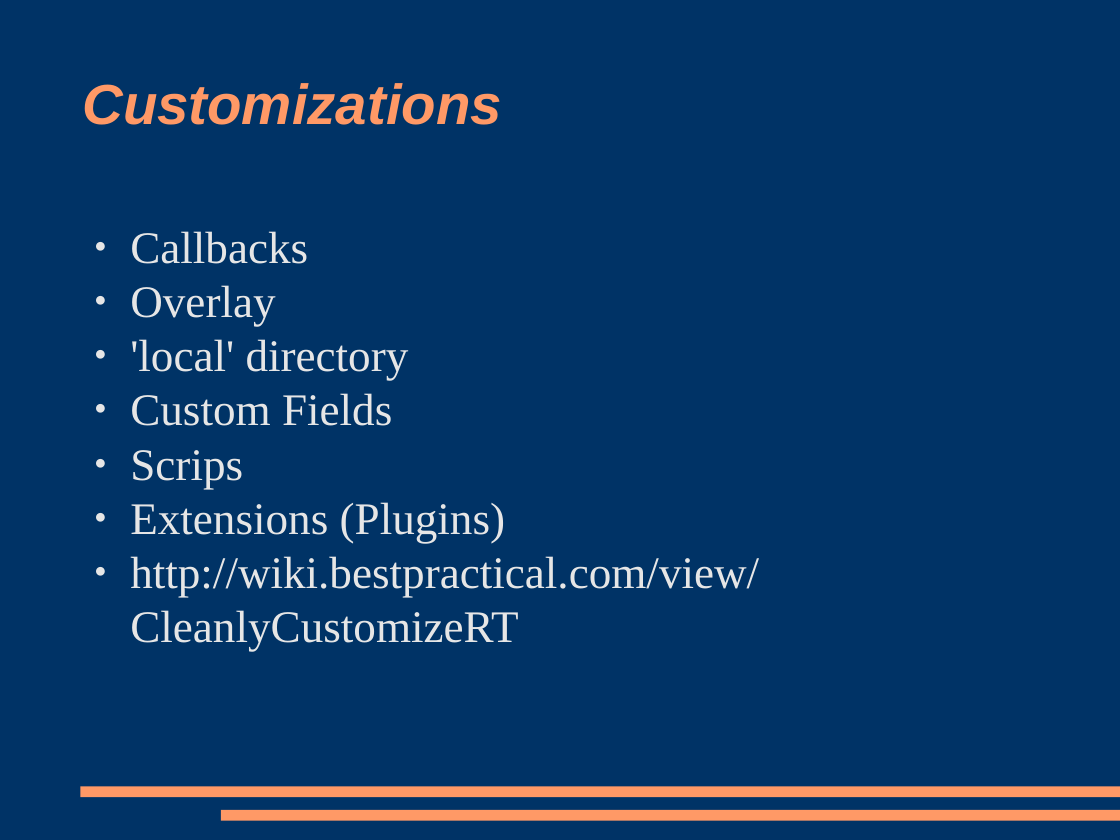
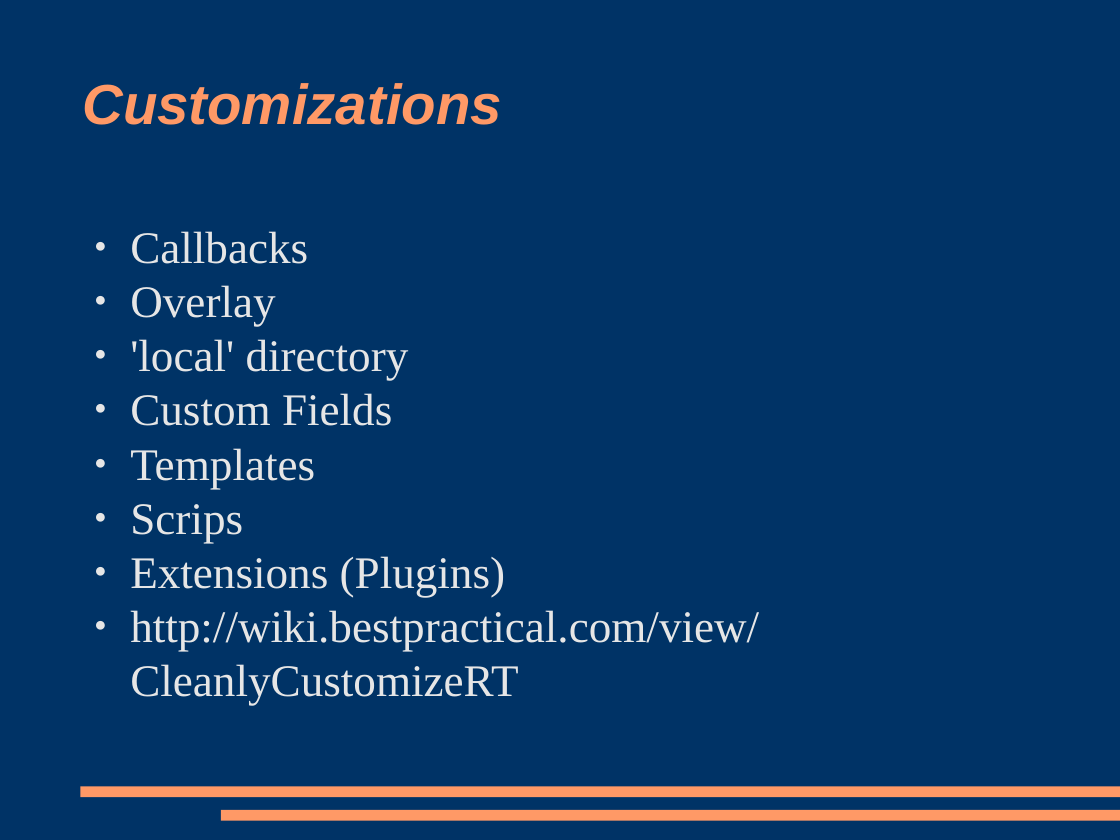
Before and after one commit to racke/Presentations, a slide deck: slide 5 of yapc2009/rt38.odp. Drawn at 1120x840 pixels with LibreOffice and Linux fonts; fonts in the diff are those of the drawing. Boxes give left, top, right and bottom in pixels: in the first picture for what was removed or moved away, otherwise in the second. Text is boxed around its words. In the diff, an @@ line names an element or a change of style, - is before the commit and + after.

```diff
--- a/yapc2009/rt38.odp
+++ b/yapc2009/rt38.odp
@@ text at [130,448,315,489]: paragraph added @@
+● Templates
```
Also in this commit, not shown: 6 other slides changed, 5 slides added.
